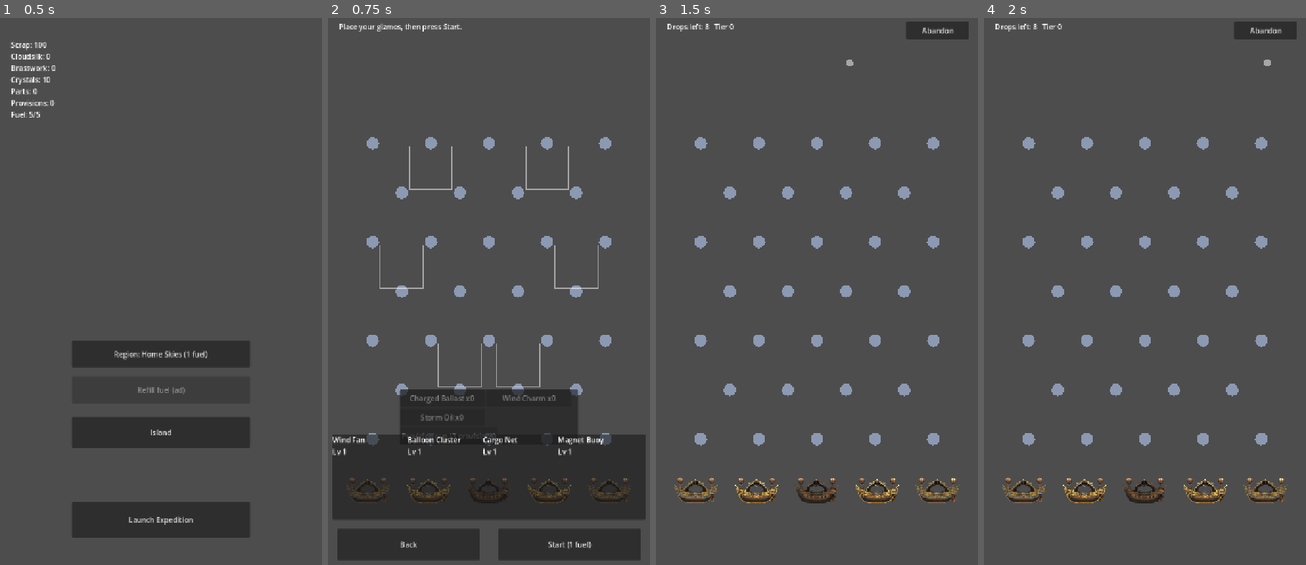
Above: before the commit, frames 1-4 (left to right).
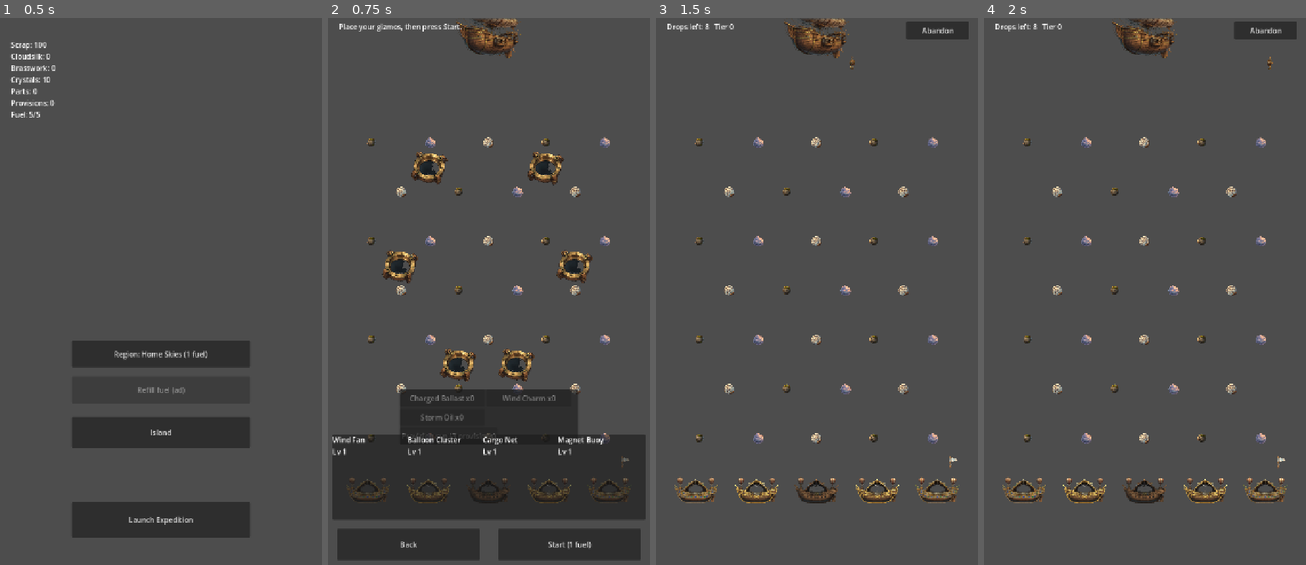
Above: after the commit, the same moments.

Repository: Graydyn/windfall-isle
Game: Godot game, scene res://game/main.tscn
Same seed, same stepped clock (60 frames per second), same inputs: the game is played once before the commit and once after it.
Inputs:
- Up to frame 1 (0.5 s): no input
- Up to frame 2 (0.75 s): click "Launch Expedition" at 0.5 s
- Up to frame 3 (1.5 s): click "Start (1 fuel)" at 1.25 s
- Up to frame 4 (2 s): no input

Frame 1 is identical in both runs. In frame 2, 5.9% of the frame differs, in the area x 12-94%, y 0-83%; in frame 3, 3.0%; in frame 4, 3.0%.

Commit message:
feat: wire run-board art (pod, marker, airship, sockets, raft, pegs, pennants)
Swaps the salvage-run board placeholders for the delivered 2x sprites:
pod + split-pod texture, textured drop marker under an airship hull strip,
slot socket with drag-hover state, survivor raft (mirrored by drift
direction), region-themed peg variants, ice/storm peg art with a
storm-swallow puff, and material pennants on material-paying barges.
Commits the .import sidecars for the whole delivered game/art tree.

Co-Authored-By: Claude Fable 5 <noreply@anthropic.com>

Diff:
--- a/game/run/drop_controller.gd
+++ b/game/run/drop_controller.gd
@@ -5,6 +5,11 @@
 ## position. Pure input; the run scene decides whether a drop is actually allowed.
 
 signal drop_requested(x: float)
+
+const MARKER_TEXTURE := preload("res://game/art/run/drop_marker.png")
+const AIRSHIP_TEXTURE := preload("res://game/art/run/airship_strip.png")
+const MARKER_SIZE := 32.0
+const AIRSHIP_HEIGHT := 100.0
 
 var enabled := true:
 	set(value):
@@ -49,5 +54,10 @@
 
 
 func _draw() -> void:
+	# The airship hull anchors the fiction of dropping from your ship; it is
+	# part of the board dressing, so it stays visible even while drops are
+	# disabled (setup phase, between drops). The marker slides beneath it.
+	draw_texture_rect(AIRSHIP_TEXTURE, Rect2(0.0, 0.0, 720.0, AIRSHIP_HEIGHT), false)
 	if enabled:
-		draw_circle(Vector2(_aim_x, drop_y), 8.0, Color(1, 1, 1, 0.5))
+		var half := MARKER_SIZE / 2.0
+		draw_texture_rect(MARKER_TEXTURE, Rect2(_aim_x - half, drop_y - half, MARKER_SIZE, MARKER_SIZE), false)
--- a/game/run/pod.gd
+++ b/game/run/pod.gd
@@ -3,6 +3,8 @@
 ## A salvage pod: a dumb physics body. Catch detection belongs to the board's
 ## Area2D catchers; run accounting belongs to RunModel. setup() builds a fresh
 ## CircleShape2D per instance so pods never share a mutated shape resource.
+
+const SPLIT_TEXTURE := preload("res://game/art/run/pod_split.png")
 
 
 func _ready() -> void:
@@ -18,4 +20,10 @@
 	material.bounce = float(pod_defs.get("bounce", 0.55))
 	material.friction = float(pod_defs.get("friction", 0.2))
 	physics_material_override = material
-	$Visual.polygon = Geometry.circle_points(radius)
+	# Art is delivered at 2x the design-resolution size (24 px pod).
+	$Visual.scale = Vector2.ONE * (radius / 12.0) * 0.5
+
+
+func mark_split() -> void:
+	# Splitter Vane halves: swap to the half-value pod art so the split reads.
+	$Visual.texture = SPLIT_TEXTURE
--- a/game/run/pod.tscn
+++ b/game/run/pod.tscn
@@ -1,6 +1,7 @@
-[gd_scene load_steps=3 format=3]
+[gd_scene load_steps=4 format=3]
 
 [ext_resource type="Script" path="res://game/run/pod.gd" id="1_pod"]
+[ext_resource type="Texture2D" path="res://game/art/run/pod.png" id="2_pod_tex"]
 
 [sub_resource type="CircleShape2D" id="CircleShape2D_default"]
 radius = 12.0
@@ -11,5 +12,6 @@
 [node name="CollisionShape2D" type="CollisionShape2D" parent="."]
 shape = SubResource("CircleShape2D_default")
 
-[node name="Visual" type="Polygon2D" parent="."]
-color = Color(0.98, 0.85, 0.3, 1)
+[node name="Visual" type="Sprite2D" parent="."]
+texture = ExtResource("2_pod_tex")
+scale = Vector2(0.5, 0.5)
--- a/game/run/salvage_run.gd
+++ b/game/run/salvage_run.gd
@@ -42,7 +42,7 @@
 	model = RunModel.new(run_config)
 	# Island state cannot change mid-run; read the Lens Array bonus once.
 	_island_mult = IslandEffects.payout_multiplier(GameState.data["island"], DataDefs.buildings)
-	board.build(region, run_defs)
+	board.build(region, run_defs, _region_id)
 	controller.configure(region.get("board", {}), float(pod_defs.get("radius", 12.0)))
 	board.pod_caught.connect(_on_pod_caught)
 	controller.drop_requested.connect(_on_drop_requested)
@@ -464,6 +464,9 @@
 	if pod.has_meta("value_mult"):
 		clone.set_meta("value_mult", pod.get_meta("value_mult"))
 	clone.set_meta("split", true)
+	clone.mark_split()
+	if pod is Pod:
+		(pod as Pod).mark_split()
 	# request_split runs from Area2D.body_entered during a physics-query
 	# flush; entering the tree synchronously here throws "Can't change this
 	# state while flushing queries", so the add is deferred to end of frame.
--- a/game/run/skyfield.gd
+++ b/game/run/skyfield.gd
@@ -7,10 +7,16 @@
 
 signal pod_caught(pod: RigidBody2D, payout: Dictionary, source: String)
 
+const PEG_VARIANTS := 3
+const MATERIAL_PENNANTS := ["cloudsilk", "brasswork", "rimeglass", "stormglass"]
+
 var sea_payout: Dictionary = {}
-
-
-func build(region_defs: Dictionary, run_defs: Dictionary) -> void:
+var _peg_art_prefix := ""
+
+
+func build(region_defs: Dictionary, run_defs: Dictionary, region_id: String = "") -> void:
+	# Peg art is themed per region (audit 2.2): region_N maps to peg_rN_1..3.
+	_peg_art_prefix = "peg_r" + region_id.trim_prefix("region_") if region_id != "" else ""
 	sea_payout = (region_defs.get("sea_payout", run_defs.get("sea_payout", {"scrap": 1})) as Dictionary).duplicate()
 	var board: Dictionary = region_defs.get("board", {})
 	_build_walls(board)
@@ -40,6 +46,7 @@
 
 
 func _build_pegs(pegs: Array) -> void:
+	var natural_index := 0
 	for peg in pegs:
 		var type := String((peg as Dictionary).get("type", ""))
 		if type == "storm":
@@ -60,9 +67,7 @@
 		shape.radius = float(peg.get("r", 14.0))
 		collider.shape = shape
 		body.add_child(collider)
-		var visual := Polygon2D.new()
-		visual.polygon = Geometry.circle_points(shape.radius)
-		visual.color = Color(0.55, 0.6, 0.7)
+		var art_name := ""
 		if type == "ice":
 			# Ice peg (spec 3.4 hazard): absorbent negates the peg's own bounce
 			# in Godot's combine, so a FULL bounce of 1.0 subtracts the pod's
@@ -72,9 +77,28 @@
 			material.bounce = 1.0
 			material.absorbent = true
 			body.physics_material_override = material
-			visual.color = Color(0.7, 0.85, 0.95)
-		body.add_child(visual)
+			art_name = "peg_ice"
+		elif _peg_art_prefix != "":
+			# Cycle the region's variants so grids don't look stamped.
+			art_name = "%s_%d" % [_peg_art_prefix, (natural_index % PEG_VARIANTS) + 1]
+			natural_index += 1
+		body.add_child(peg_visual(art_name, shape.radius, Color(0.7, 0.85, 0.95) if type == "ice" else Color(0.55, 0.6, 0.7)))
 		$Pegs.add_child(body)
+
+
+static func peg_visual(art_name: String, radius: float, fallback: Color) -> Node2D:
+	# Peg art is authored at 2x a 28 px peg (radius 14); anything without a
+	# matching sprite keeps the old placeholder circle.
+	var path := "res://game/art/regions/%s.png" % art_name
+	if art_name != "" and ResourceLoader.exists(path):
+		var sprite := Sprite2D.new()
+		sprite.texture = load(path)
+		sprite.scale = Vector2.ONE * (radius / 14.0) * 0.5
+		return sprite
+	var visual := Polygon2D.new()
+	visual.polygon = Geometry.circle_points(radius)
+	visual.color = fallback
+	return visual
 
 
 func _on_storm_peg_body(body: Node2D) -> void:
@@ -84,7 +108,26 @@
 	if body.has_meta("caught"):
 		return
 	body.set_meta("caught", true)
+	_storm_swallow_puff(body.global_position)
 	pod_caught.emit(body, {}, "storm")
+
+
+func _storm_swallow_puff(at: Vector2) -> void:
+	# Swallowed-pod feedback (audit 2.4 nice-to-have): a one-shot puff that
+	# swells and fades where the pod vanished, then frees itself.
+	var path := "res://game/art/regions/storm_swallow.png"
+	if not ResourceLoader.exists(path):
+		return
+	var puff := Sprite2D.new()
+	puff.texture = load(path)
+	puff.global_position = at
+	puff.scale = Vector2.ONE * 0.4
+	add_child(puff)
+	var tween := puff.create_tween()
+	tween.set_parallel(true)
+	tween.tween_property(puff, "scale", Vector2.ONE * 0.6, 0.35)
+	tween.tween_property(puff, "modulate:a", 0.0, 0.35)
+	tween.chain().tween_callback(puff.queue_free)
 
 
 static func duplicate_barge_ids(barges: Array) -> Array:
@@ -114,6 +157,7 @@
 		collider.shape = shape
 		area.add_child(collider)
 		area.add_child(_barge_visual(String(barge.get("art", "")), half))
+		_add_barge_pennant(area, barge.get("payout", {}) as Dictionary, half)
 		area.body_entered.connect(_on_catcher_body.bind((barge.get("payout", {}) as Dictionary).duplicate(), "barge", area))
 		$Barges.add_child(area)
 
@@ -138,6 +182,24 @@
 	return visual
 
 
+func _add_barge_pennant(area: Area2D, payout: Dictionary, half: Vector2) -> void:
+	# Material barges fly a tinted pennant (audit 1.3 "still wanted") so the
+	# barges that pay the region's material read apart from scrap-only ones.
+	for material in MATERIAL_PENNANTS:
+		if not payout.has(material):
+			continue
+		var path := "res://game/art/run/barge_pennant_%s.png" % material
+		if not ResourceLoader.exists(path):
+			return
+		var pennant := Sprite2D.new()
+		pennant.texture = load(path)
+		pennant.scale = Vector2.ONE * 0.5
+		# Hoisted off the hull's outer corner, above the barge sprite's balloons.
+		pennant.position = Vector2(half.x * 0.7, -half.y - 44.0)
+		area.add_child(pennant)
+		return
+
+
 func _build_sea(board: Dictionary) -> void:
 	var left := float(board.get("left", 20))
 	var right := float(board.get("right", 700))
--- a/game/run/slot_target.gd
+++ b/game/run/slot_target.gd
@@ -5,8 +5,12 @@
 ## only placed gizmos (payloads with a from_slot). All drops delegate to one
 ## salvage_run callback so every mutation flows through a single function.
 
+const SOCKET_TEXTURE := preload("res://game/art/run/slot_socket.png")
+const SOCKET_HOVER_TEXTURE := preload("res://game/art/run/slot_socket_hover.png")
+
 var slot_id := ""
 var _on_drop: Callable = Callable()
+var _drag_hover := false
 
 
 func setup(id: String, on_drop: Callable) -> void:
@@ -31,6 +35,18 @@
 		_on_drop.call(data as Dictionary, slot_id)
 
 
+func _process(_delta: float) -> void:
+	# "Drop here" highlight: Godot has no drag-exit callback, so poll while a
+	# drag is live. Real slots only; the removal tray stays undecorated.
+	if slot_id == "":
+		return
+	var hovering := get_viewport().gui_is_dragging() and get_global_rect().has_point(get_global_mouse_position())
+	if hovering != _drag_hover:
+		_drag_hover = hovering
+		queue_redraw()
+
+
 func _draw() -> void:
 	if slot_id != "":
-		draw_rect(Rect2(Vector2.ZERO, size), Color(1, 1, 1, 0.5), false, 2.0)
+		var texture := SOCKET_HOVER_TEXTURE if _drag_hover else SOCKET_TEXTURE
+		draw_texture_rect(texture, Rect2(Vector2.ZERO, size), false)
--- a/game/run/storm_peg.gd
+++ b/game/run/storm_peg.gd
@@ -13,8 +13,5 @@
 	var collider := CollisionShape2D.new()
 	collider.shape = shape
 	add_child(collider)
-	var visual := Polygon2D.new()
-	visual.polygon = Geometry.circle_points(shape.radius)
-	visual.color = Color(0.85, 0.45, 0.25)
-	add_child(visual)
+	add_child(Skyfield.peg_visual("peg_storm", shape.radius, Color(0.85, 0.45, 0.25)))
 	add_to_group("storm_pegs")
--- a/game/run/survivor.gd
+++ b/game/run/survivor.gd
@@ -27,11 +27,11 @@
 	circle.radius = float(survivor_defs.get("radius", 26.0))
 	shape.shape = circle
 	add_child(shape)
-	var visual := Polygon2D.new()
-	visual.polygon = PackedVector2Array([
-		Vector2(-24, 10), Vector2(24, 10), Vector2(16, -8), Vector2(-16, -8),
-	])
-	visual.color = Color(0.9, 0.75, 0.3)
+	var visual := Sprite2D.new()
+	visual.texture = load("res://game/art/run/survivor_raft.png")
+	visual.scale = Vector2.ONE * 0.5
+	# Raft art faces right; mirror it when drifting in from the right edge.
+	visual.flip_h = not from_left
 	add_child(visual)
 	add_to_group("survivors")
 	body_entered.connect(_on_body)
Not shown, added: docs/art/review/balloon_cluster/balloon_cluster_1.png.import
Not shown, added: docs/art/review/rejected/cloud_sea_blank.png.import
Not shown, added: docs/art/review/rejected/cloud_sea_retry.png.import
Not shown, added: docs/art/review/rejected/drift_band.png.import
Not shown, added: game/art/buildings/balloonworks.png.import
Not shown, added: game/art/buildings/construction_overlay.png.import
Not shown, added: game/art/buildings/dock.png.import
Not shown, added: game/art/buildings/foundry_annex.png.import
Not shown, added: game/art/buildings/gardens.png.import
Not shown, added: game/art/buildings/islet_foundry_rock_restored.png.import
Not shown, added: game/art/buildings/islet_foundry_rock_ruined.png.import
Not shown, added: game/art/buildings/islet_lantern_shoal_restored.png.import
(and 98 more such lines)
